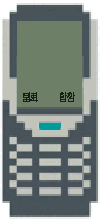
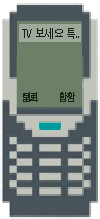
Layer changes from the first 100×219 image to the second:
added layer "메세지 제목" above "레이어 5" over [left=19, top=24, right=81, bottom=42]
